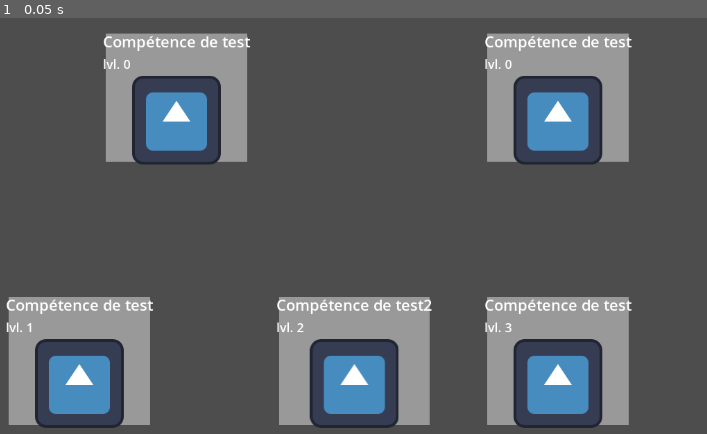
Above: before the commit, frame 1.
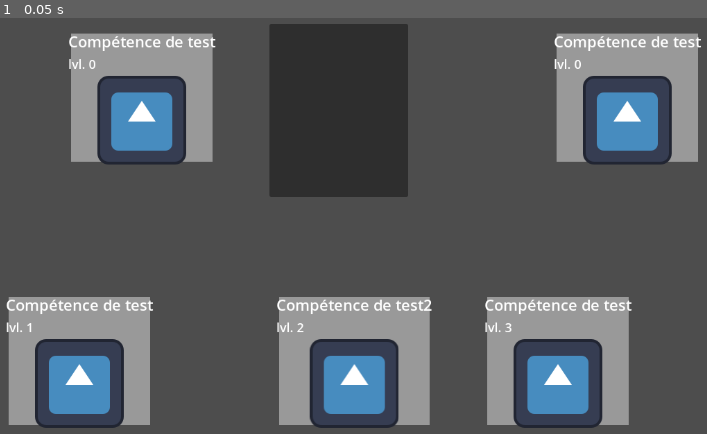
Above: after the commit, the same moment.

Repository: Bebel9445/audit_inc
Game: Godot game, scene res://Scenes/test.tscn
Same seed, same stepped clock (60 frames per second), same inputs: the game is played once before the commit and once after it. This scene is started directly instead of the project's main scene. The engine's default icon, where the game draws it, is replaced by a stand-in: a white triangle on a blue panel in a dark square.
Inputs:
- Up to frame 1 (0.05 s): no input

The runs differ from the first frame. In frame 1, 21% of the frame differs, in the area x 9-100%, y 1-44%.

Commit message:
Ajout d'un script pour placer des slots pour les cartes de compétences (fonctionnel mais moche)

Diff:
--- a/Scripts/cartesCompetence.gd
+++ b/Scripts/cartesCompetence.gd
@@ -45,31 +45,24 @@
 	is_dragging = true
 	panel.add_theme_stylebox_override("panel", style_defaut)
 
-	# donnée envoyée : un dictionnaire
-	var donnee = {
-		"carte": self,
-		"competence": nom_competence,
-		"niveau": _niveau
-	}
-
 	# création d'une petite preview
 	# en gros la preview elle permet d'avoir un visuel "fantome" de la carte sur la souris quand tu drag
 	preview = duplicate()
 	preview.modulate.a = 0.5
 	set_drag_preview(preview)
 
-	return donnee
+	return self
 
 
 func _can_drop_data(position, donnee):
-	if not donnee.has("competence"):
+	if donnee == null:
 		return false
 
-	if donnee["carte"] == self:
+	if donnee == self:
 		return false
 
 	# Même compétence ? -> surlignage jaune
-	if donnee["competence"] == nom_competence && donnee["niveau"] == _niveau:
+	if donnee.nom_competence == nom_competence && donnee._niveau == _niveau:
 		panel.add_theme_stylebox_override("panel", surlignement_possible)
 	else:
 		panel.add_theme_stylebox_override("panel", surlignement_impossible)
@@ -80,8 +73,8 @@
 func _drop_data(position, donnee):
 	is_dragging = false
 
-	if donnee["competence"] == nom_competence && donnee["niveau"] == _niveau:
-		_fusionner(donnee["carte"])
+	if donnee.nom_competence == nom_competence && donnee._niveau == _niveau:
+		_fusionner(donnee)
 	else:
 		# pas la même carte → contour gris
 		panel.add_theme_stylebox_override("panel", surlignement_impossible)
--- a/Scripts/classeCartesCompetence.gd
+++ b/Scripts/classeCartesCompetence.gd
@@ -11,7 +11,7 @@
 func _init(carte_instance: ObjetCarteCompetence, niveau: int, comptence: String):
 	_carte = carte_instance
 	_competence = comptence
-	self.setNiveau(niveau)
+	_niveau_carte = niveau
 
 # --- Méthodes ---
 func getCompetence() -> String:
@@ -19,7 +19,3 @@
 
 func getNiveau() -> int:
 	return _niveau_carte
-
-func setNiveau(niveau: int):
-	_niveau_carte = niveau
-	_carte.labelNiveau.text = "lvl. " + str(_niveau_carte)
--- /dev/null
+++ b/Scripts/slot.gd
@@ -0,0 +1,56 @@
+extends Panel
+class_name Slot
+
+var carte_occupee = null  # la carte actuellement dans le slot
+
+func add_yellow_border():
+	var sb = StyleBoxFlat.new()
+	sb.bg_color = Color(0,0,0,0)
+	sb.border_color = Color(1,1,0)
+	sb.border_width_bottom = 4
+	sb.border_width_left = 4
+	sb.border_width_right = 4
+	sb.border_width_top = 4
+	add_theme_stylebox_override("panel", sb)
+
+func add_red_border():
+	var sb = StyleBoxFlat.new()
+	sb.bg_color = Color(0,0,0,0)
+	sb.border_color = Color(0.7,0,0)
+	sb.border_width_bottom = 4
+	sb.border_width_left = 4
+	sb.border_width_right = 4
+	sb.border_width_top = 4
+	add_theme_stylebox_override("panel", sb)
+
+func remove_border():
+	add_theme_stylebox_override("panel", StyleBoxFlat.new())
+
+
+func _can_drop_data(position, donnee):
+	# donnee est envoyé par la carte
+	if typeof(donnee) == TYPE_OBJECT and donnee is MarginContainer:
+		add_yellow_border()
+		return true
+	else:
+		add_red_border()
+		return false
+
+func _drop_data(position, donnee):
+	if carte_occupee == null:
+		carte_occupee = donnee
+		donnee.get_parent().remove_child(donnee)
+		add_child(donnee)
+		donnee.position = Vector2.ZERO
+
+func _init(position_x, position_y) -> void:
+	position.x = position_x
+	position.y = position_y
+	size.x = 200
+	size.y = 250
+
+	var couleur_slot = ColorRect.new()
+	couleur_slot.color = Color.LIGHT_GRAY
+	couleur_slot.size_flags_horizontal = Control.SIZE_EXPAND_FILL
+	couleur_slot.size_flags_vertical = Control.SIZE_EXPAND_FILL
+	add_child(couleur_slot)
--- a/Scripts/testScene.gd
+++ b/Scripts/testScene.gd
@@ -9,11 +9,11 @@
 	#var info = CarteDeCombat.new(carte, 3, 10, 10)
 	#print(info.getNiveau())
 
-	var carteCompetence = ObjetCarteCompetence.new("test", 0, img, 150, 20)
+	var carteCompetence = ObjetCarteCompetence.new("test", 0, img, 100, 20)
 	add_child(carteCompetence)
 	var info1 = CarteDeCompetence.new(carteCompetence, 0, "test")
 	print(info1.getNiveau())
-	var autreCarteCompetence = ObjetCarteCompetence.new("test", 0, img, 700, 20)
+	var autreCarteCompetence = ObjetCarteCompetence.new("test", 0, img, 800, 20)
 	add_child(autreCarteCompetence)
 	var CarteCompetenceNiv2 = ObjetCarteCompetence.new("test2", 2, img, 400, 400)
 	add_child(CarteCompetenceNiv2)
@@ -21,3 +21,6 @@
 	add_child(CarteCompetenceNiv1)
 	var CarteCompetenceNiv3 = ObjetCarteCompetence.new("test", 3, img, 700, 400)
 	add_child(CarteCompetenceNiv3)
+
+	var slot = Slot.new(400,20)
+	add_child(slot)
Not shown, added: Scripts/slot.gd.uid
